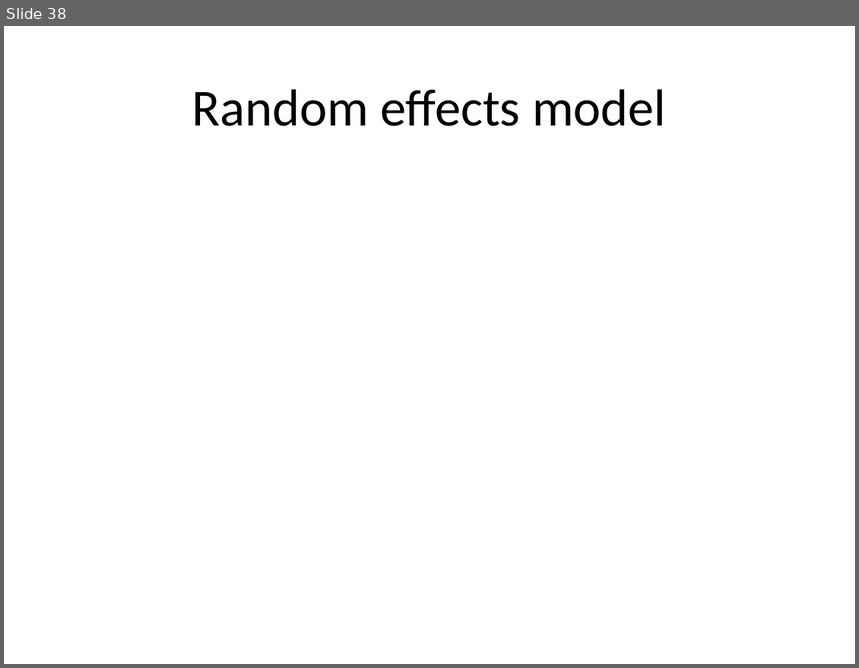
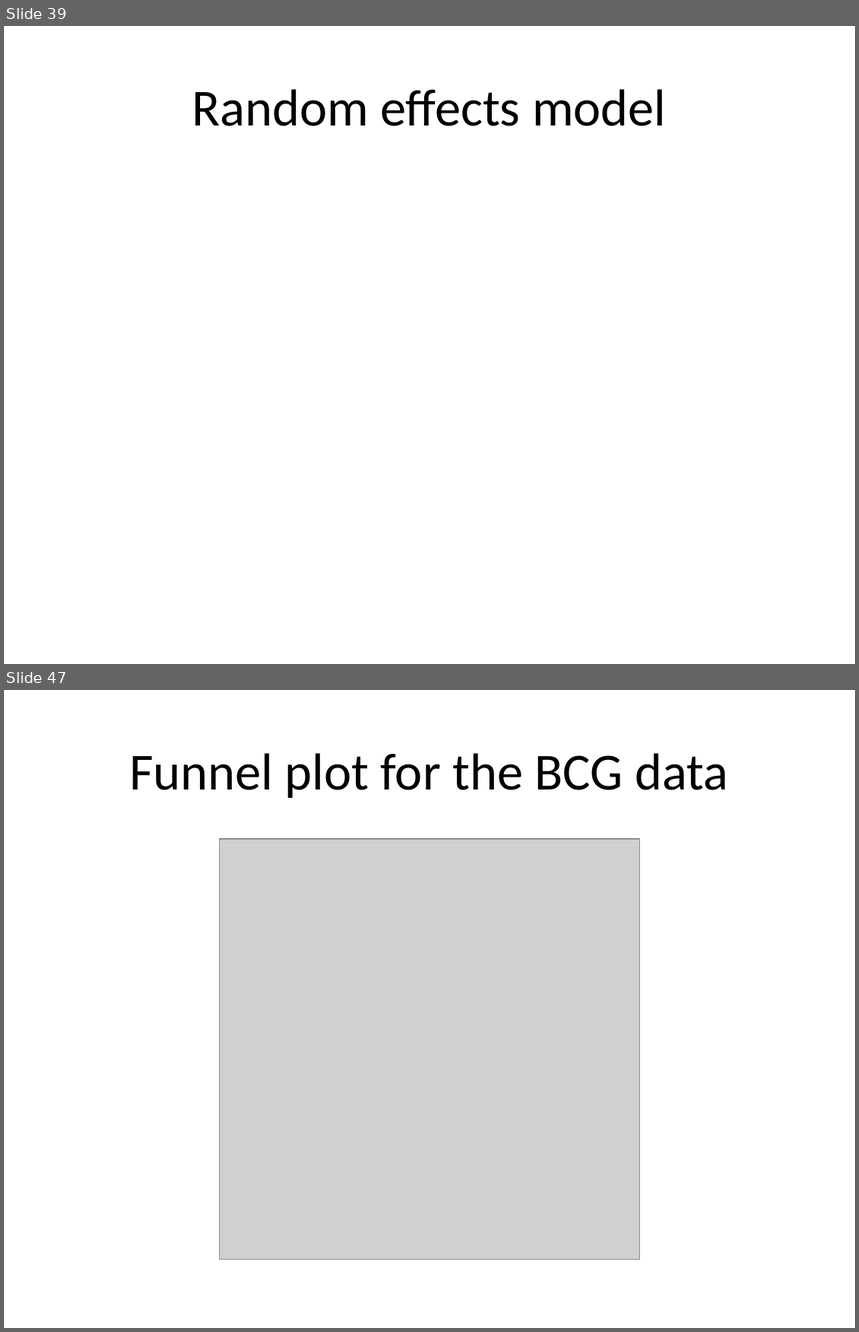
Before and after one commit to pmean/introduction-meta-analysis, a slide deck: src/intro.pptx. Shown one above the other, each under a label of ours: slide 38 before the commit, slides 39 and 47 after it; the slides between them are not shown. The pictures are 859x668 and 859x1332 pixels, drawn with LibreOffice and Linux fonts; fonts in the diff are those of the drawing; grey boxes stand for pictures. Boxes give left, top, right and bottom in pixels: in the first picture for what was removed or moved away, otherwise in the second. Text is boxed around its words. In the diff, an @@ line names an element or a change of style, - is before the commit and + after.

```diff
--- a/src/intro.pptx
+++ b/src/intro.pptx
@@ slide 47 added at box(4, 690, 855, 1328), background #FFFFFF @@
@@ title added at box(129, 753, 728, 798), 44 pt, text #000000 @@
+Funnel plot for the BCG data
@@ picture added at box(219, 839, 640, 1259) @@
@@ what was slide 38 is now slide 39 @@
```
Also in this commit, not shown: 7 slides changed, 13 other slides added, 2 slides removed, 8 other files.
